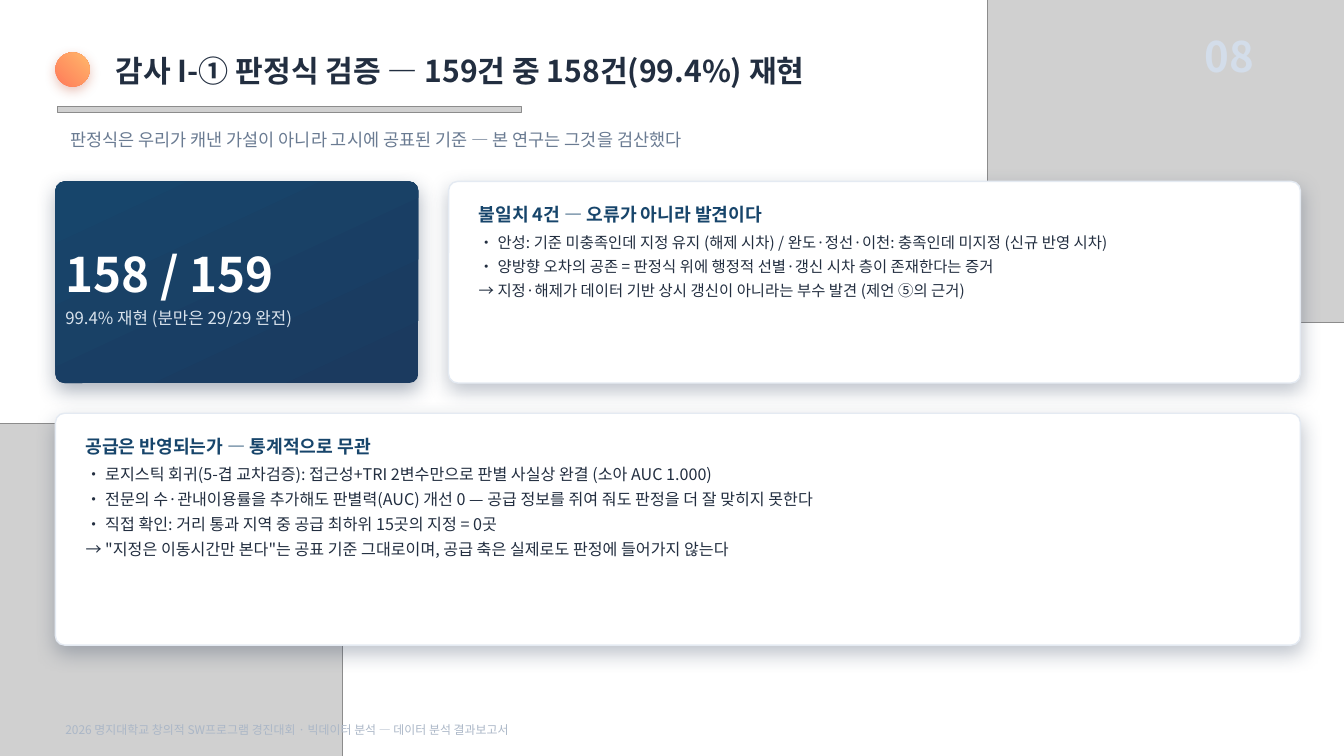
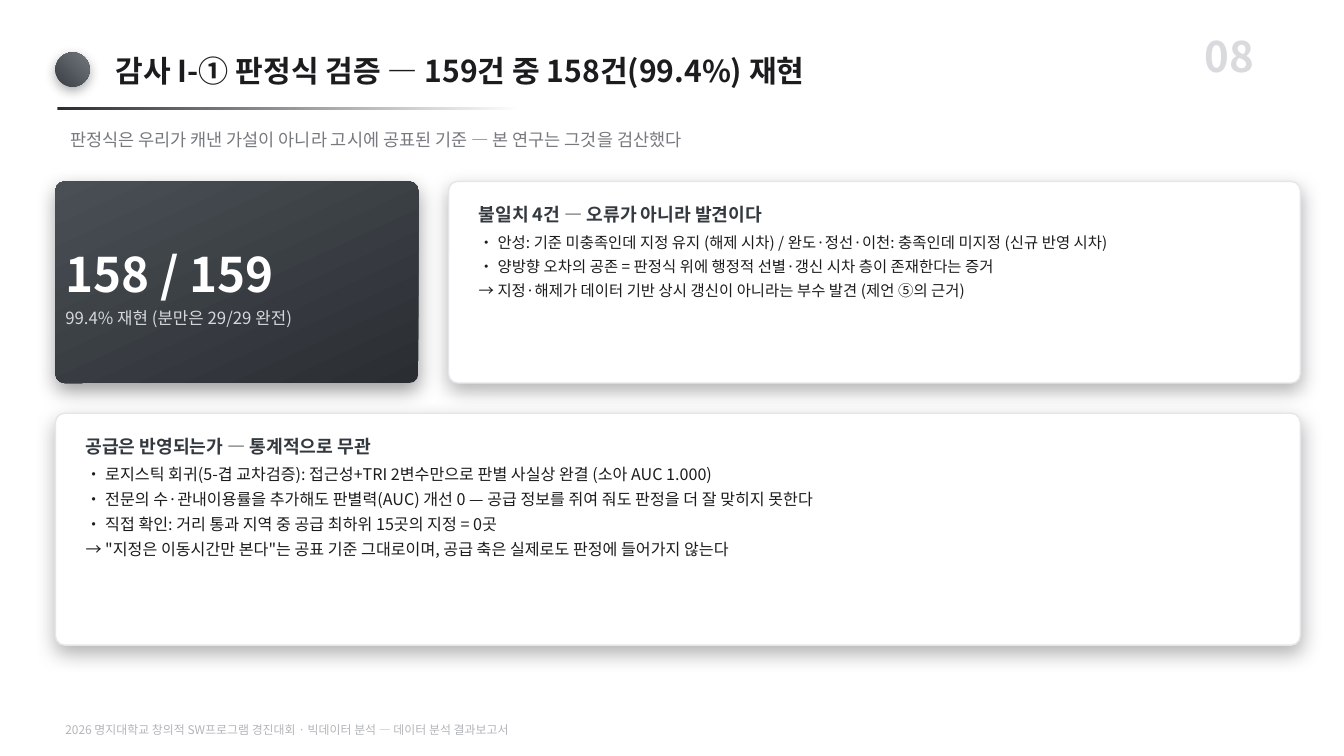
Before and after one commit to karvvan/maternity-care-policy-audit, a slide deck: slide 8 of 04_제출물/데이터분석_결과보고서.pptx. Drawn at 1344x756 pixels with LibreOffice and Linux fonts; fonts in the diff are those of the drawing; grey boxes stand for pictures. Boxes give left, top, right and bottom in pixels: in the first picture for what was removed or moved away, otherwise in the second. Text is boxed around its words. In the diff, an @@ line names an element or a change of style, - is before the commit and + after.

Commit message:
PPT 모노톤 전환 — 유채색·장식 조형물 제거
- ppt_helpers 팔레트를 무채색으로 재정의(v4). 색상(hue)이 아니라
  명도(value) 차이로만 위계를 만든다. 강조도 코랄이 아니라 검정+굵게.
- 표지의 구·고리·블롭·지도 삽화 제거. 오른쪽 절반을 이미지·삽화를
  직접 넣을 여백으로 비워 둔다. 결론 슬라이드 장식도 제거.
- 그림 4종에 FIG_MONO=1 무채색판 추가 → 04_제출물/그림_모노.
  보고서 PDF가 쓰는 04_제출물/그림(컬러)은 그대로 둔다.
- 그림3 셀 숫자 색을 데이터 비율이 아니라 합성된 실제 셀 밝기로 결정.
  컬러판에서도 연한 셀 위 흰 글씨가 안 읽히던 문제가 같이 고쳐진다.
- PPT 생성기 3종을 99_아카이브/생성기_기각 → 03_분석/_문서생성 으로 이동
  (다시 쓰는 도구이므로 '기각' 자리에 두지 않는다).

검증: 두 덱 슬라이드 XML의 유채색 0개(채도>12 없음), 덱 내 이미지는
무채색 그림 4개뿐. 그림 재생성 시 rho=-0.190 / OR=4.82 / p=0.021 일치.

```diff
--- a/04_제출물/데이터분석_결과보고서.pptx
+++ b/04_제출물/데이터분석_결과보고서.pptx
@@ picture removed at [988,0,1344,323] @@
@@ text added at [1204,23,1254,84], 30 pt, text #D8DADD, bold @@
+08
@@ rounded rectangle at [55,52,90,87]: fill gradient #FF7A59 to #FFB86B to gradient #3A3F45 to #73787E; shadow changed @@
@@ text "감사 I-① 판정식 검증 — ..." at [116,56,804,88]: text colour #222E40 to #1C1C1E @@
@@ picture removed at [57,107,521,113] @@
@@ rectangle added at [57,107,521,110], fill gradient #2A2E33 to #FFFFFF @@
@@ text "판정식은 우리가 캐낸 가설이 아니라 ..." at [70,131,681,148]: text colour #6A7B92 to #767A7F @@
@@ rounded rectangle at [55,181,418,383]: fill gradient #1B3A5F to #17456B to gradient #2A2E33 to #4A4F55; shadow changed @@
@@ rounded rectangle at [449,181,1301,383]: outline #E4EAF2 1 pt to #E4E6E9 1 pt; shadow changed @@
@@ text "불일치 4건 — 오류가 아니라 ..." at [479,205,1108,299]: text colour #17456B to #33393F in "불일치 4건 — 오류가 아니라 발견이다"; text colour #222E40 to #1C1C1E in "• 안성: 기준 미충족인데 지정 유지 (해제 ...", "• 양방향 오차의 공존 = 판정식 위에 ...", "→ 지정·해제가 데이터 기반 상시 갱신이 아니라는 ..." @@
@@ text at [65,310,292,327]: text colour #D8E2EC to #D5D7DA in "99.4% 재현 (분만은 29/29 완전)" @@
@@ rounded rectangle at [55,413,1301,645]: outline #E4EAF2 1 pt to #E4E6E9 1 pt; shadow changed @@
@@ picture removed at [0,423,343,756] @@
@@ text "공급은 반영되는가 — 통계적으로 무관" at [86,437,813,558]: text colour #17456B to #33393F in "공급은 반영되는가 — 통계적으로 무관"; text colour #222E40 to #1C1C1E @@
@@ text "2026 명지대학교 창의적 SW프로그램 경진대회 ..." at [65,724,509,735]: text colour #ABB7C7 to #B2B5B9 @@
```
Also in this commit, not shown: 18 other slides changed, 14 other files.
